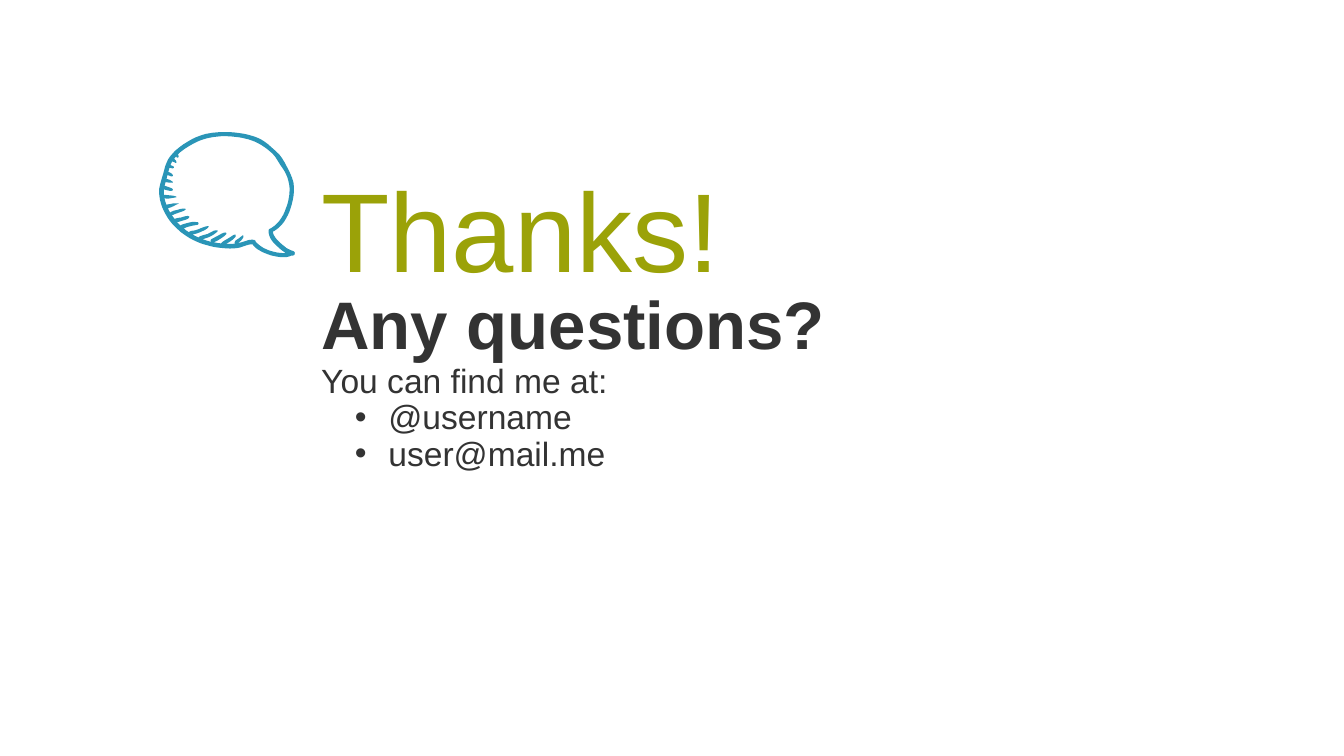
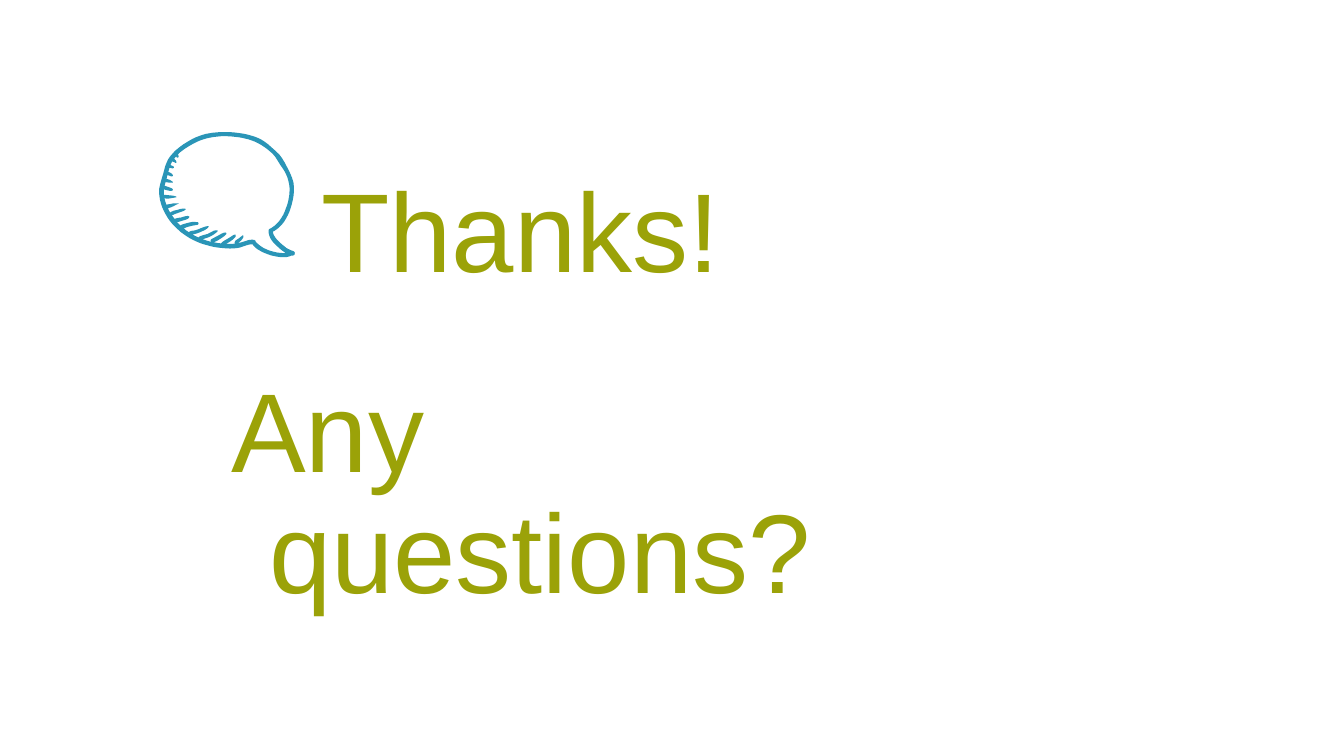
Before and after one commit to huiGod/other, a slide deck: slide 26 of java8.pptx (slide 27 before the commit). Drawn at 1344x756 pixels with LibreOffice and Linux fonts; fonts in the diff are those of the drawing; background and template pictures are left out. Boxes give left, top, right and bottom in pixels: in the first picture for what was removed or moved away, otherwise in the second. Text is boxed around its words. In the diff, an @@ line names an element or a change of style, - is before the commit and + after.

```diff
--- a/java8.pptx
+++ b/java8.pptx
@@ text "Any questions?": place and size @@
-text "Any questions?" at box(321, 300, 825, 471)
+text "Any questions?" at box(231, 395, 811, 613)
@@ text "Any questions?" at box(231, 395, 811, 613): size 36 to 60 pt, text colour #333333 to gradient #D09600 to #9BA208 to #269C6C, bold off @@
@@ text at box(321, 368, 607, 471): paragraphs removed @@
-You can find me at:
-• @username
-• user@mail.me
```
Also in this commit, not shown: 11 other slides changed, 13 slides added, 14 slides removed, 2 other files.
